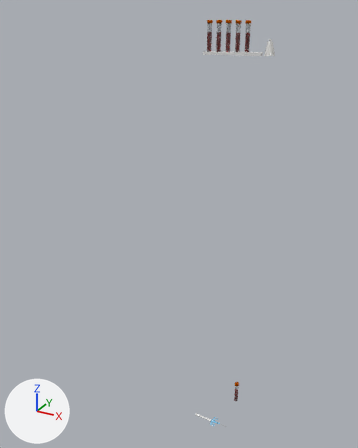
What one commit did to the glTF model public/IV_BloodDraw.gltf.
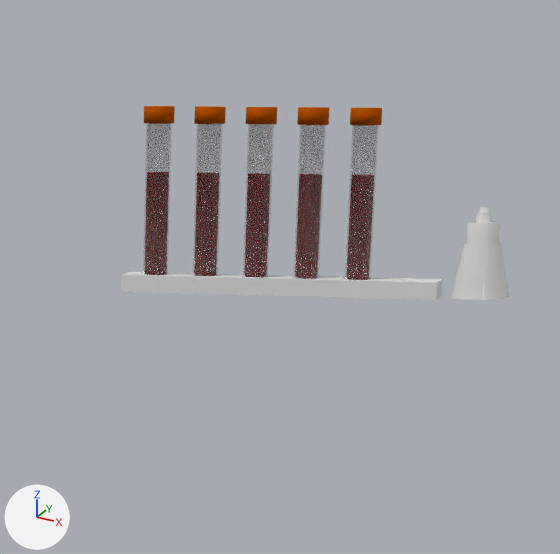
The first picture shows the older version from a 50 mm lens placed at (0.102, 0.001, 1.429), pointed at (-0.53, 1.152, 0.853). The close-ups show both versions on the part from 50% to 79% of the width and 0% to 23% of the height of that picture; other places that the commit changed are outside them. Every picture has the same lights, and +X, +Y and +Z are marked at lower left. Where no turn or scale is listed for an object, it has been applied to the vertices. Vertices at the same position are counted once.

Objects in the first close-up: 'Cube.001', 'transfer_adapter.001'.
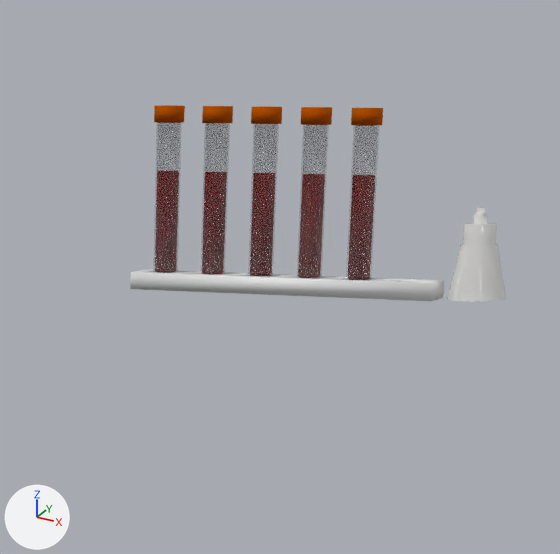
The newer file is also turned or shifted as a whole; pictures and numbers use the older file's frame.

What differs and where, as boxes [x1, y1, x2, y2] in the close-ups (560 x 554 px):
'Cube.001', shading changed, moved, turned
    before: [121, 106, 443, 300]
    after: [130, 105, 444, 301]
'transfer_adapter.001', moved, turned
    before: [450, 206, 509, 300]
    after: [447, 208, 506, 302]
part 1 of me_cube_004, shading changed
    before: [121, 272, 443, 300]
    after: [130, 269, 444, 301]

Patch to the scene script:
```diff
--- a/public/IV_BloodDraw.gltf.py
+++ b/public/IV_BloodDraw.gltf.py
@@ me_cube_004 @@
 me_cube_004.from_pydata(...)  # 2637 vertices, 5210 faces; spans x -0.0675..0.0675, y -0.0227..0.0227, z -0.0035..0.0699
 # used by ob_cube_001; location = (-0.3652, 1.1038, 1.3301)
+# me_cube_004 part 1: all faces are now shaded smooth (810 of 5210 changed)
 me_cube_004.materials.append(mat_glass)
@@ ob_transfer_adapter_001 @@
 ob_transfer_adapter_001 = bpy.data.objects.new('transfer_adapter.001', me_cylinder_007)
-ob_transfer_adapter_001.location = (-0.2835, 1.1208, 1.3629)
-ob_transfer_adapter_001.rotation_euler = (-0.0113, -0.00909, 0.0146)  # degrees (-0.6, -0.5, 0.8)
+ob_transfer_adapter_001.location = (-0.2818, 1.1123, 1.3629)
+ob_transfer_adapter_001.rotation_euler = (-0.0113, -0.00909, -0.137)  # degrees (-0.6, -0.5, -7.8)
@@ ob_cube_001 @@
 ob_cube_001 = bpy.data.objects.new('Cube.001', me_cube_004)
-ob_cube_001.location = (-0.3652, 1.1038, 1.3301)
+ob_cube_001.location = (-0.3651, 1.1078, 1.3301)
+ob_cube_001.rotation_euler = (0.0, 0.0, -0.151)  # degrees (0, 0, -8.7)
```
